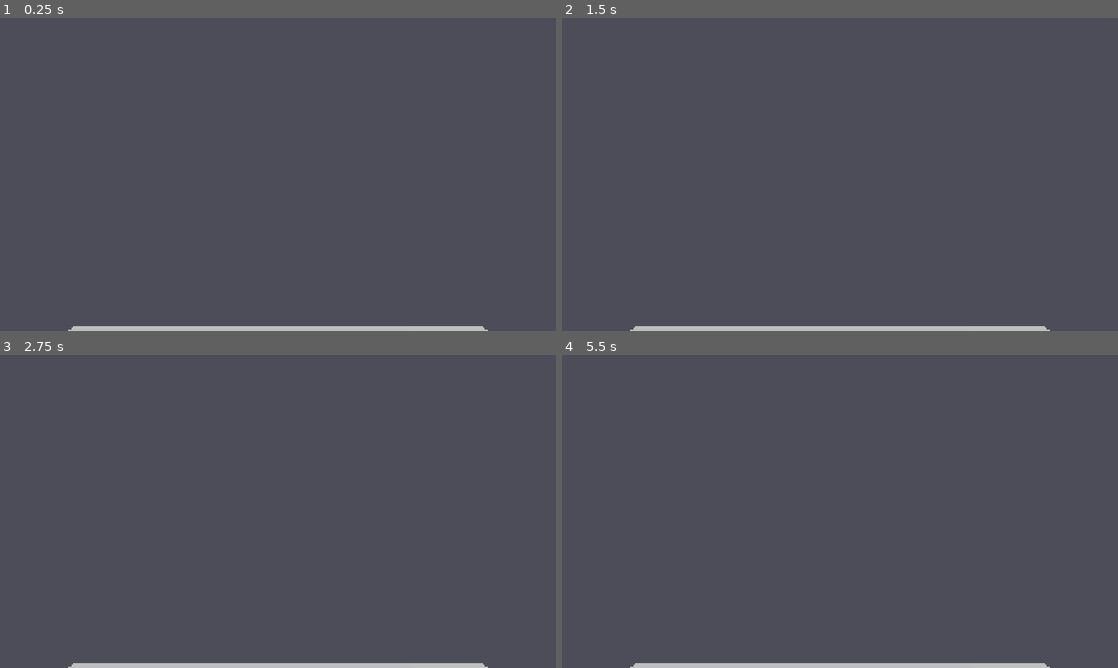
Above: before the commit, frames 1-4 (two rows, left to right).
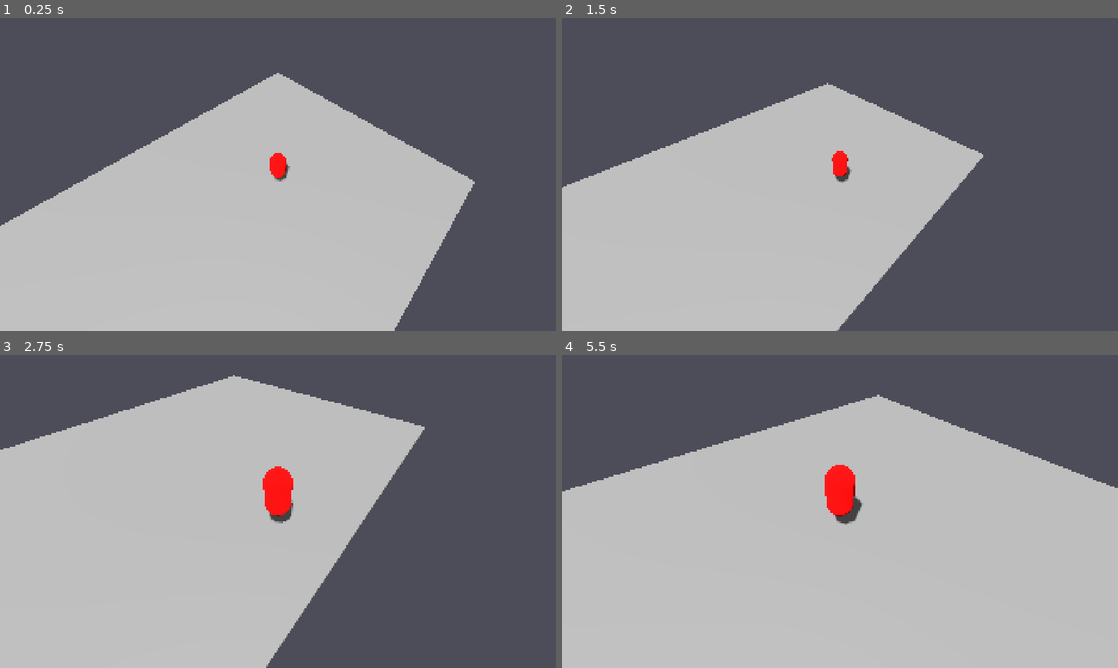
Above: after the commit, the same moments.

Repository: com-terminal-realms/tr-dungeons
Game: Godot game, scene res://scenes/main.tscn
Same seed, same stepped clock (60 frames per second), same inputs: the game is played once before the commit and once after it.
Inputs (mouse positions are in pixels of both pictures, inside the frame that each line leads up to):
- Up to frame 1 (0.25 s): no input
- Up to frame 2 (1.5 s): move the mouse to (962, 158) at 0.52 s; hold D (move_right) 0.53-1.28 s; click (962, 158) at 0.6 s; move the mouse to (728, 190) at 1.27 s; hold S (move_back) from 1.28 s (still down); click (728, 190) at 1.35 s
- Up to frame 3 (2.75 s): move the mouse to (333, 442) at 2.02 s; release S (move_back) at 2.03 s; hold D (move_right) from 2.03 s (still down); hold Mouse wheel up (zoom_in) from 2.03 s (still down); click (333, 442) at 2.3 s
- Up to frame 4 (5.5 s): move the mouse to (812, 574) at 2.77 s; release D (move_right) at 2.78 s; release Mouse wheel up (zoom_in) at 2.78 s; hold W (move_forward) 2.78-3.53 s; tap Mouse wheel down (zoom_out) at 2.85 s; click (812, 574) at 3.05 s; move the mouse to (1006, 558) at 3.52 s; hold A (move_left) 3.53-5.03 s; click (1006, 558) at 3.6 s; move the mouse to (673, 464) at 4.27 s; click (673, 464) at 4.35 s; move the mouse to (867, 511) at 5.02 s; hold S (move_back) from 5.03 s (still down); hold Mouse wheel up (zoom_in) from 5.03 s (still down); click (867, 511) at 5.3 s

The runs differ from the first frame. In frame 1, 48% of the frame differs, in the area x 0-88%, y 17-100%; in frame 2, 41%; in frame 3, 53%; in frame 4, 71%, in the area x 0-100%, y 12-100%.

Commit message:
feat: Complete playable isometric dungeon prototype
- Implemented 5-room dungeon layout (2 empty, 1 mob, 2 mobs, boss)
- Fixed player/enemy movement using _physics_process
- Added NavigationRegion3D with baked navmesh for enemy pathfinding
- Implemented working combat system (player attacks, enemy attacks)
- Added health system with damage, death, and respawn
- Color-coded entities (red player, blue enemies, red boss)
- Boss has 200 HP and 2x scale
- All core mechanics functional: WASD movement, camera follow, zoom, combat
- Added debug logging for combat and health systems

Diff:
--- a/apps/game-client/scenes/enemies/enemy_base.gd
+++ b/apps/game-client/scenes/enemies/enemy_base.gd
@@ -14,5 +14,6 @@
 
 ## Handle death and remove from scene
 func _on_death() -> void:
+	print("Enemy: Died! Removing from scene...")
 	# Remove enemy from scene
 	queue_free()
--- a/apps/game-client/scenes/enemies/enemy_base.tscn
+++ b/apps/game-client/scenes/enemies/enemy_base.tscn
@@ -10,6 +10,9 @@
 radius = 0.4
 height = 1.8
 
+[sub_resource type="StandardMaterial3D" id="Material_enemy"]
+albedo_color = Color(0, 0.5, 1, 1)
+
 [sub_resource type="CapsuleShape3D" id="CapsuleShape_enemy"]
 radius = 0.4
 height = 1.8
@@ -20,6 +23,7 @@
 [node name="MeshInstance3D" type="MeshInstance3D" parent="."]
 transform = Transform3D(1, 0, 0, 0, 1, 0, 0, 0, 1, 0, 0.9, 0)
 mesh = SubResource("CapsuleMesh_enemy")
+surface_material_override/0 = SubResource("Material_enemy")
 
 [node name="CollisionShape3D" type="CollisionShape3D" parent="."]
 transform = Transform3D(1, 0, 0, 0, 1, 0, 0, 0, 1, 0, 0.9, 0)
--- /dev/null
+++ b/apps/game-client/scenes/main.gd
@@ -0,0 +1,37 @@
+## Main scene controller
+extends Node3D
+
+func _ready() -> void:
+	print("Main: Scene ready")
+
+	# Get references
+	var player = $Player
+	var camera = $Camera
+	var nav_region = $NavigationRegion3D
+
+	print("Main: Player = ", player)
+	print("Main: Camera = ", camera)
+	print("Main: NavigationRegion3D = ", nav_region)
+
+	if player and camera:
+		# Manually set camera target
+		camera.target = player
+		print("Main: Camera target set to player")
+	else:
+		push_error("Main: Failed to find player or camera!")
+
+	# Bake navigation mesh
+	if nav_region:
+		print("Main: Baking navigation mesh...")
+		var nav_mesh = NavigationMesh.new()
+		nav_mesh.cell_size = 0.25
+		nav_mesh.cell_height = 0.2
+		nav_mesh.agent_height = 2.0
+		nav_mesh.agent_radius = 0.5
+		nav_mesh.agent_max_climb = 0.5
+		nav_mesh.agent_max_slope = 45.0
+		nav_region.navigation_mesh = nav_mesh
+		nav_region.bake_navigation_mesh()
+		print("Main: Navigation mesh baked!")
+	else:
+		push_error("Main: NavigationRegion3D not found!")
--- a/apps/game-client/scenes/main.tscn
+++ b/apps/game-client/scenes/main.tscn
@@ -1,14 +1,18 @@
-[gd_scene load_steps=3 format=3 uid="uid://b7qxvxvxvxvxv"]
+[gd_scene load_steps=8 format=3 uid="uid://b7qxvxvxvxvxv"]
 
+[ext_resource type="Script" path="res://scenes/main.gd" id="0"]
 [ext_resource type="PackedScene" uid="uid://player_scene_001" path="res://scenes/player/player.tscn" id="1"]
 [ext_resource type="PackedScene" uid="uid://enemy_base_scene_001" path="res://scenes/enemies/enemy_base.tscn" id="2"]
 [ext_resource type="Script" path="res://scripts/camera/isometric_camera.gd" id="3"]
 
 [sub_resource type="BoxMesh" id="BoxMesh_floor"]
-size = Vector3(40, 0.2, 40)
+size = Vector3(20, 0.2, 20)
 
 [sub_resource type="BoxShape3D" id="BoxShape_floor"]
-size = Vector3(40, 0.2, 40)
+size = Vector3(20, 0.2, 20)
+
+[sub_resource type="StandardMaterial3D" id="Material_boss"]
+albedo_color = Color(1, 0, 0, 1)
 
 [sub_resource type="Environment" id="Environment_default"]
 background_mode = 1
@@ -17,29 +21,88 @@
 ambient_light_color = Color(0.5, 0.5, 0.5, 1)
 
 [node name="Main" type="Node3D"]
+script = ExtResource("0")
 
-[node name="Floor" type="StaticBody3D" parent="."]
+[node name="NavigationRegion3D" type="NavigationRegion3D" parent="."]
 
-[node name="MeshInstance3D" type="MeshInstance3D" parent="Floor"]
+[node name="Room1" type="Node3D" parent="NavigationRegion3D"]
+transform = Transform3D(1, 0, 0, 0, 1, 0, 0, 0, 1, 0, 0, 0)
+
+[node name="Floor" type="StaticBody3D" parent="NavigationRegion3D/Room1"]
+
+[node name="MeshInstance3D" type="MeshInstance3D" parent="NavigationRegion3D/Room1/Floor"]
 mesh = SubResource("BoxMesh_floor")
 
-[node name="CollisionShape3D" type="CollisionShape3D" parent="Floor"]
+[node name="CollisionShape3D" type="CollisionShape3D" parent="NavigationRegion3D/Room1/Floor"]
 shape = SubResource("BoxShape_floor")
 
+[node name="Room2" type="Node3D" parent="NavigationRegion3D"]
+transform = Transform3D(1, 0, 0, 0, 1, 0, 0, 0, 1, 0, 0, 20)
+
+[node name="Floor" type="StaticBody3D" parent="NavigationRegion3D/Room2"]
+
+[node name="MeshInstance3D" type="MeshInstance3D" parent="NavigationRegion3D/Room2/Floor"]
+mesh = SubResource("BoxMesh_floor")
+
+[node name="CollisionShape3D" type="CollisionShape3D" parent="NavigationRegion3D/Room2/Floor"]
+shape = SubResource("BoxShape_floor")
+
+[node name="Room3" type="Node3D" parent="NavigationRegion3D"]
+transform = Transform3D(1, 0, 0, 0, 1, 0, 0, 0, 1, 0, 0, 40)
+
+[node name="Floor" type="StaticBody3D" parent="NavigationRegion3D/Room3"]
+
+[node name="MeshInstance3D" type="MeshInstance3D" parent="NavigationRegion3D/Room3/Floor"]
+mesh = SubResource("BoxMesh_floor")
+
+[node name="CollisionShape3D" type="CollisionShape3D" parent="NavigationRegion3D/Room3/Floor"]
+shape = SubResource("BoxShape_floor")
+
+[node name="Enemy1" parent="NavigationRegion3D/Room3" instance=ExtResource("2")]
+transform = Transform3D(1, 0, 0, 0, 1, 0, 0, 0, 1, 0, 1, 0)
+
+[node name="Room4" type="Node3D" parent="NavigationRegion3D"]
+transform = Transform3D(1, 0, 0, 0, 1, 0, 0, 0, 1, 0, 0, 60)
+
+[node name="Floor" type="StaticBody3D" parent="NavigationRegion3D/Room4"]
+
+[node name="MeshInstance3D" type="MeshInstance3D" parent="NavigationRegion3D/Room4/Floor"]
+mesh = SubResource("BoxMesh_floor")
+
+[node name="CollisionShape3D" type="CollisionShape3D" parent="NavigationRegion3D/Room4/Floor"]
+shape = SubResource("BoxShape_floor")
+
+[node name="Enemy1" parent="NavigationRegion3D/Room4" instance=ExtResource("2")]
+transform = Transform3D(1, 0, 0, 0, 1, 0, 0, 0, 1, -5, 1, 0)
+
+[node name="Enemy2" parent="NavigationRegion3D/Room4" instance=ExtResource("2")]
+transform = Transform3D(1, 0, 0, 0, 1, 0, 0, 0, 1, 5, 1, 0)
+
+[node name="Room5" type="Node3D" parent="NavigationRegion3D"]
+transform = Transform3D(1, 0, 0, 0, 1, 0, 0, 0, 1, 0, 0, 80)
+
+[node name="Floor" type="StaticBody3D" parent="NavigationRegion3D/Room5"]
+
+[node name="MeshInstance3D" type="MeshInstance3D" parent="NavigationRegion3D/Room5/Floor"]
+mesh = SubResource("BoxMesh_floor")
+
+[node name="CollisionShape3D" type="CollisionShape3D" parent="NavigationRegion3D/Room5/Floor"]
+shape = SubResource("BoxShape_floor")
+
+[node name="Boss" parent="NavigationRegion3D/Room5" instance=ExtResource("2")]
+transform = Transform3D(2, 0, 0, 0, 2, 0, 0, 0, 2, 0, 2, 0)
+
+[node name="MeshInstance3D" parent="NavigationRegion3D/Room5/Boss"]
+surface_material_override/0 = SubResource("Material_boss")
+
+[node name="Health" parent="NavigationRegion3D/Room5/Boss"]
+max_health = 200
+
 [node name="Player" parent="." instance=ExtResource("1")]
-transform = Transform3D(1, 0, 0, 0, 1, 0, 0, 0, 1, 0, 0, 0)
-
-[node name="Enemy1" parent="." instance=ExtResource("2")]
-transform = Transform3D(1, 0, 0, 0, 1, 0, 0, 0, 1, 5, 0, 5)
-
-[node name="Enemy2" parent="." instance=ExtResource("2")]
-transform = Transform3D(1, 0, 0, 0, 1, 0, 0, 0, 1, -5, 0, 5)
-
-[node name="Enemy3" parent="." instance=ExtResource("2")]
-transform = Transform3D(1, 0, 0, 0, 1, 0, 0, 0, 1, 5, 0, -5)
+transform = Transform3D(1, 0, 0, 0, 1, 0, 0, 0, 1, 0, 1, 0)
 
 [node name="DirectionalLight3D" type="DirectionalLight3D" parent="."]
-transform = Transform3D(0.866025, -0.433013, 0.25, 0, 0.5, 0.866025, -0.5, -0.75, 0.433013, 0, 10, 0)
+transform = Transform3D(0.866025, -0.433013, 0.25, 0, 0.5, 0.866025, -0.5, -0.75, 0.433013, 0, 10, 50)
 light_energy = 0.8
 shadow_enabled = true
 
@@ -50,3 +113,4 @@
 transform = Transform3D(1, 0, 0, 0, 1, 0, 0, 0, 1, 0, 15, 0)
 script = ExtResource("3")
 target = NodePath("../Player")
+distance = 15.0
--- a/apps/game-client/scenes/player/player.gd
+++ b/apps/game-client/scenes/player/player.gd
@@ -9,10 +9,19 @@
 var _combat: Combat
 
 func _ready() -> void:
+	print("Player: Initializing at ", global_position)
+
 	# Get component references
 	_health = $Health
 	_movement = $Movement
 	_combat = $Combat
+
+	if not _health:
+		push_error("Player: Health component not found!")
+	if not _movement:
+		push_error("Player: Movement component not found!")
+	if not _combat:
+		push_error("Player: Combat component not found!")
 
 	# Connect to death signal for respawn
 	if _health:
@@ -21,7 +30,9 @@
 	# Set initial spawn point
 	spawn_point = global_position
 
-func _process(delta: float) -> void:
+	print("Player: Ready! Components - Health:", _health != null, " Movement:", _movement != null, " Combat:", _combat != null)
+
+func _physics_process(delta: float) -> void:
 	# Handle WASD input
 	var input_dir := _get_input_direction()
 
@@ -32,6 +43,7 @@
 	if _movement:
 		_movement.move(world_dir, delta)
 
+func _process(_delta: float) -> void:
 	# Handle mouse click for attack
 	if Input.is_action_just_pressed("attack"):
 		_handle_attack()
@@ -61,12 +73,17 @@
 ## Handle attack targeting
 func _handle_attack() -> void:
 	if not _combat:
+		print("Player: No combat component!")
 		return
 
 	# Find nearest enemy in range
 	var nearest_enemy := _find_nearest_enemy()
 	if nearest_enemy:
-		_combat.attack(nearest_enemy)
+		print("Player: Attacking enemy at ", nearest_enemy.global_position)
+		var success := _combat.attack(nearest_enemy)
+		print("Player: Attack success = ", success)
+	else:
+		print("Player: No enemy in range to attack")
 
 ## Find nearest enemy in attack range
 func _find_nearest_enemy() -> Node3D:
--- a/apps/game-client/scenes/player/player.tscn
+++ b/apps/game-client/scenes/player/player.tscn
@@ -8,6 +8,9 @@
 [sub_resource type="CapsuleMesh" id="CapsuleMesh_player"]
 radius = 0.5
 height = 2.0
+
+[sub_resource type="StandardMaterial3D" id="Material_player"]
+albedo_color = Color(1, 0, 0, 1)
 
 [sub_resource type="CapsuleShape3D" id="CapsuleShape_player"]
 radius = 0.5
@@ -19,6 +22,7 @@
 [node name="MeshInstance3D" type="MeshInstance3D" parent="."]
 transform = Transform3D(1, 0, 0, 0, 1, 0, 0, 0, 1, 0, 1, 0)
 mesh = SubResource("CapsuleMesh_player")
+surface_material_override/0 = SubResource("Material_player")
 
 [node name="CollisionShape3D" type="CollisionShape3D" parent="."]
 transform = Transform3D(1, 0, 0, 0, 1, 0, 0, 0, 1, 0, 1, 0)
--- a/apps/game-client/scripts/camera/isometric_camera.gd
+++ b/apps/game-client/scripts/camera/isometric_camera.gd
@@ -14,8 +14,19 @@
 const ISOMETRIC_ROTATION_DEG: float = 45.0
 
 func _ready() -> void:
-	if target:
-		update_camera_position()
+	print("IsometricCamera: _ready() called")
+	print("IsometricCamera: Target is ", target)
+
+	if not target:
+		push_error("IsometricCamera: No target set!")
+		return
+
+	# Wait one frame for target to be ready
+	await get_tree().process_frame
+
+	print("IsometricCamera: Target found at ", target.global_position)
+	update_camera_position()
+	print("IsometricCamera: Camera positioned at ", global_position)
 
 func _process(delta: float) -> void:
 	# Handle zoom input
--- a/apps/game-client/scripts/components/combat.gd
+++ b/apps/game-client/scripts/components/combat.gd
@@ -66,7 +66,10 @@
 	# Apply damage to target's Health component
 	var target_health := _find_health_component(target)
 	if target_health:
+		print("Combat: Found health component, applying %d damage" % _data.attack_damage)
 		target_health.take_damage(_data.attack_damage)
+	else:
+		print("Combat: No health component found on target ", target.name)
 
 	# Start cooldown
 	_cooldown_timer = _data.attack_cooldown
@@ -118,8 +121,19 @@
 
 ## Find Health component in target node
 func _find_health_component(node: Node) -> Health:
+	print("Combat: Searching for Health component in ", node.name)
+	print("Combat: Node has ", node.get_child_count(), " children")
+
 	# Check direct children
 	for child in node.get_children():
+		print("Combat: Checking child: ", child.name, " type: ", child.get_class())
 		if child is Health:
+			print("Combat: Found Health component!")
 			return child
+		# Also check by class name string (fallback)
+		if child.get_class() == "Health" or child.name == "Health":
+			print("Combat: Found Health by name!")
+			return child
+
+	print("Combat: No Health component found")
 	return null
--- a/apps/game-client/scripts/components/enemy_ai.gd
+++ b/apps/game-client/scripts/components/enemy_ai.gd
@@ -42,7 +42,7 @@
 	if not _combat:
 		push_error("EnemyAI requires Combat component")
 
-func _process(delta: float) -> void:
+func _physics_process(delta: float) -> void:
 	if not _owner_node or not _movement or not _combat:
 		return
 
--- a/apps/game-client/scripts/components/health.gd
+++ b/apps/game-client/scripts/components/health.gd
@@ -32,11 +32,14 @@
 	if not _is_alive:
 		return  # Already dead, ignore damage
 
+	var old_health := _data.current_health
 	_data.current_health = max(0, _data.current_health - amount)
+	print("Health: Took %d damage. HP: %d -> %d" % [amount, old_health, _data.current_health])
 	health_changed.emit(_data.current_health, _data.max_health)
 
 	if _data.current_health == 0 and _is_alive:
 		_is_alive = false
+		print("Health: Entity died!")
 		died.emit()
 
 ## Restore health
--- a/apps/game-client/scripts/components/movement.gd
+++ b/apps/game-client/scripts/components/movement.gd
@@ -26,13 +26,14 @@
 
 ## Move the character in the given direction
 ## direction: Normalized direction vector (will be normalized if not already)
-## delta: Frame delta time (optional, uses get_physics_process_delta_time if not provided)
-func move(direction: Vector3, delta: float = -1.0) -> void:
+## delta: Frame delta time
+func move(direction: Vector3, delta: float = 0.0) -> void:
 	if not _character_body:
 		push_error("Cannot move: CharacterBody3D not found")
 		return
 
-	if delta < 0:
+	# Use physics delta if not provided
+	if delta <= 0.0:
 		delta = get_physics_process_delta_time()
 
 	# Normalize direction if not already
@@ -41,6 +42,7 @@
 	else:
 		# No movement
 		_character_body.velocity = Vector3.ZERO
+		_character_body.move_and_slide()
 		return
 
 	# Apply velocity
--- /dev/null
+++ b/apps/game-client/scripts/utils/logger.gd
@@ -0,0 +1,22 @@
+## Simple file logger
+extends Node
+
+const LOG_FILE = "user://game.log"
+var file: FileAccess
+
+func _ready() -> void:
+	file = FileAccess.open(LOG_FILE, FileAccess.WRITE)
+	if file:
+		log("Logger initialized")
+		print("Logger: Writing to ", LOG_FILE)
+		print("Logger: Full path = ", ProjectSettings.globalize_path(LOG_FILE))
+
+func log(message: String) -> void:
+	if file:
+		file.store_line(message)
+		file.flush()
+	print(message)
+
+func _exit_tree() -> void:
+	if file:
+		file.close()
Not shown: 1 places in apps/game-client/scenes/enemies/enemy_base.tscn that only renumber resources
Not shown, added: apps/game-client/scenes/main.gd.uid
Not shown: 1 places in apps/game-client/scenes/player/player.tscn that only renumber resources
